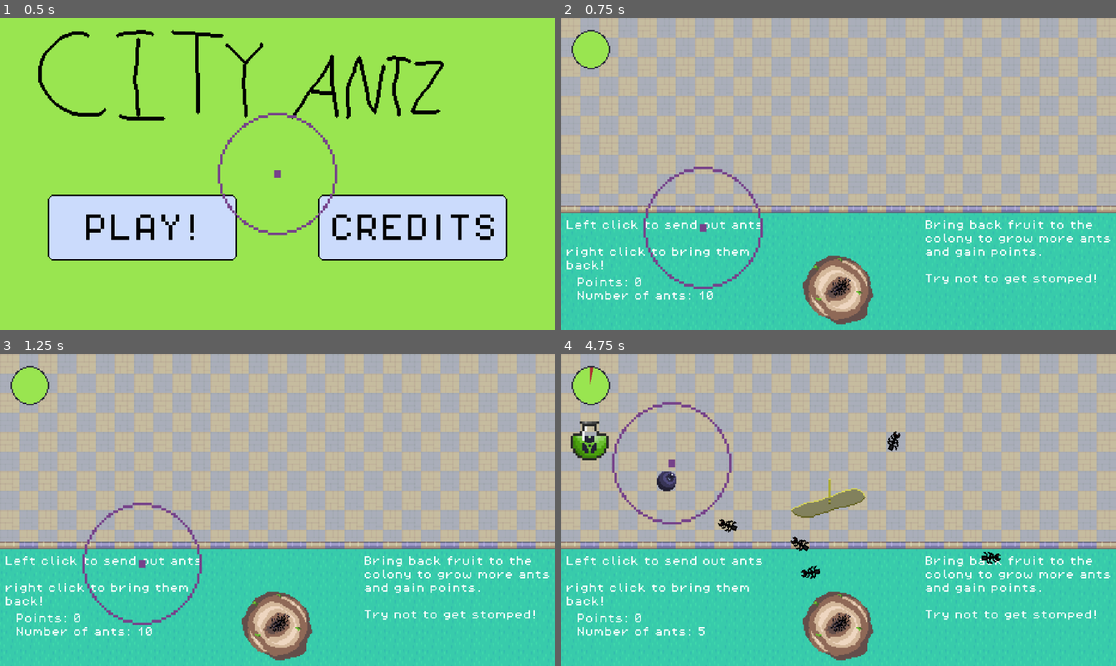
Above: before the commit, frames 1-4 (two rows, left to right).
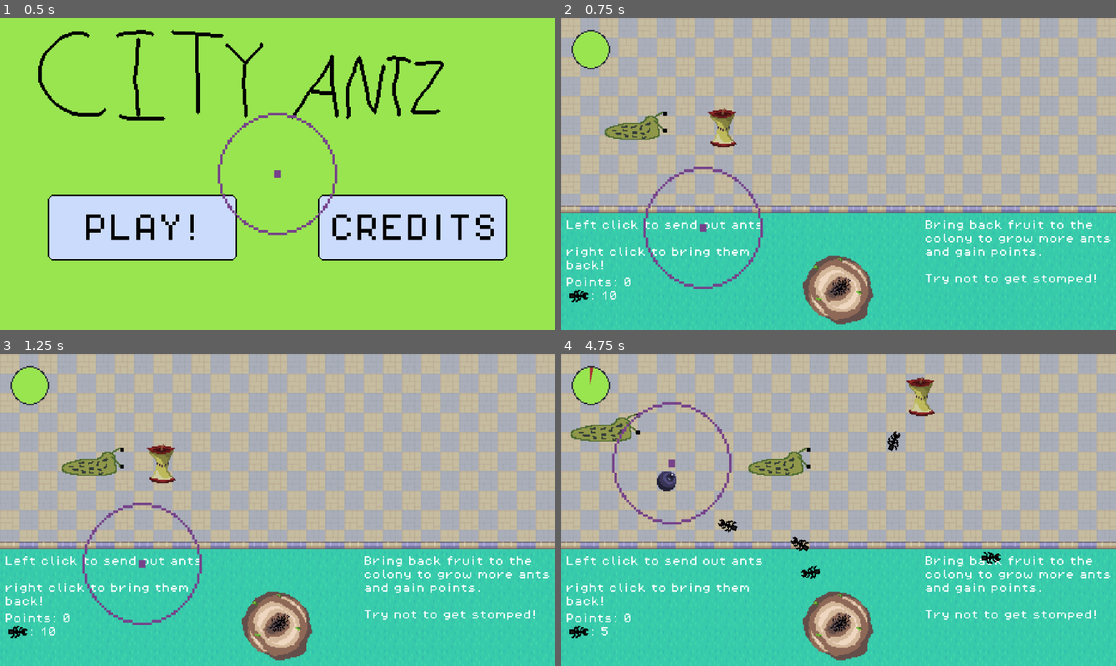
Above: after the commit, the same moments.

Repository: kiankiko9999/KDS-Ants
Game: Godot game, scene res://Scenes/MainMenu.tscn
Two runs of this game, one before a commit and one after it. Both use one fixed random seed, a clock stepped at 60 frames per second and the inputs below. Sound files missing from this copy of the repository are replaced by a short silence.
Inputs (mouse positions are in pixels of both pictures, inside the frame that each line leads up to):
- Up to frame 1 (0.5 s): no input
- Up to frame 2 (0.75 s): tap Enter at 0.5 s; move the mouse to (705, 227) at 0.52 s; click (705, 227) at 0.67 s
- Up to frame 3 (1.25 s): no input
- Up to frame 4 (4.75 s): tap Enter every 0.75 s from 1.25 to 4.25 s; move the mouse to (727, 525) at 1.27 s; click (727, 525) at 1.42 s; move the mouse to (894, 441) at 2.02 s; click (894, 441) at 2.17 s; move the mouse to (810, 572) at 2.77 s; click (810, 572) at 2.92 s; move the mouse to (1005, 556) at 3.52 s; click (1005, 556) at 3.67 s; move the mouse to (672, 463) at 4.27 s; click (672, 463) at 4.42 s

Frame 1 is identical in both runs. In frame 2, 1.4% of the frame differs, in the area x 1-32%, y 28-92%; in frame 3, 1.4%; in frame 4, 3.1%, in the area x 1-68%, y 7-92%.

Commit message:
Sluggy has been added

Diff:
--- a/kds-project-1/Scenes/BaseScene.tscn
+++ b/kds-project-1/Scenes/BaseScene.tscn
@@ -1,11 +1,29 @@
 [gd_scene format=4 uid="uid://drebd6j1to7yo"]
 
-[ext_resource type="Script" uid="uid://ta176fmat7qs" path="res://Scripts/base_scene.gd" id="1_eumj5"]
+[ext_resource type="Script" path="res://Scripts/base_scene.gd" id="1_eumj5"]
 [ext_resource type="TileSet" uid="uid://chd654wmf23aa" path="res://Assets/Tilemaps/RPG Urban Kit .tres" id="1_yga4i"]
 [ext_resource type="PackedScene" uid="uid://bqbu2wmib8ojy" path="res://Scenes/ant_controller.tscn" id="2_ufl4h"]
-[ext_resource type="PackedScene" path="res://Scenes/Instructions.tscn" id="6_56e3h"]
+[ext_resource type="PackedScene" uid="uid://dpeo4lp5lur0e" path="res://Scenes/Instructions.tscn" id="6_56e3h"]
 [ext_resource type="PackedScene" uid="uid://dke0id8kxi5ql" path="res://Scenes/game_controller.tscn" id="7_56e3h"]
+[ext_resource type="Texture2D" uid="uid://d3jbeixi1h8wu" path="res://Assets/Sprites/Animations/Antimation.png" id="7_eumj5"]
+[ext_resource type="PackedScene" uid="uid://dcpa1ri03l7kl" path="res://Scenes/Sluggy.tscn" id="8_eumj5"]
 [ext_resource type="PackedScene" uid="uid://csnionl4rdsj4" path="res://Scenes/MouseReticle.tscn" id="8_sbiut"]
+[ext_resource type="PackedScene" uid="uid://cgvx8mcv84tpc" path="res://Scenes/Apple.tscn" id="9_sbiut"]
+
+[sub_resource type="AtlasTexture" id="AtlasTexture_sbiut"]
+atlas = ExtResource("7_eumj5")
+region = Rect2(0, 0, 16, 16)
+
+[sub_resource type="SpriteFrames" id="SpriteFrames_orcbb"]
+animations = [{
+"frames": [{
+"duration": 1.0,
+"texture": SubResource("AtlasTexture_sbiut")
+}],
+"loop": true,
+"name": &"default",
+"speed": 5.0
+}]
 
 [node name="Node2D2" type="Node2D" unique_id=1471633050]
 script = ExtResource("1_eumj5")
@@ -28,3 +46,14 @@
 position = Vector2(4, -94)
 
 [node name="MouseReticle" parent="." unique_id=1345839306 instance=ExtResource("8_sbiut")]
+
+[node name="AnimatedSprite2D" type="AnimatedSprite2D" parent="." unique_id=940462319]
+position = Vector2(15, -28)
+rotation = 1.5707964
+sprite_frames = SubResource("SpriteFrames_orcbb")
+
+[node name="Area2D" parent="." unique_id=2030329116 instance=ExtResource("8_eumj5")]
+position = Vector2(61, -165)
+
+[node name="Area2D2" parent="." unique_id=584575149 instance=ExtResource("9_sbiut")]
+position = Vector2(135, -166)
--- /dev/null
+++ b/kds-project-1/Scenes/Sluggy.tscn
@@ -0,0 +1,44 @@
+[gd_scene format=3 uid="uid://dcpa1ri03l7kl"]
+
+[ext_resource type="Script" uid="uid://crpjegar5wrca" path="res://Scripts/sluggy.gd" id="1_kvd35"]
+[ext_resource type="Texture2D" uid="uid://ql6snmmvbiwm" path="res://Assets/Sprites/Animations/Sluggy.png" id="2_dt86j"]
+
+[sub_resource type="AtlasTexture" id="AtlasTexture_ys00j"]
+atlas = ExtResource("2_dt86j")
+region = Rect2(0, 0, 64, 32)
+
+[sub_resource type="AtlasTexture" id="AtlasTexture_8mfo6"]
+atlas = ExtResource("2_dt86j")
+region = Rect2(64, 0, 64, 32)
+
+[sub_resource type="SpriteFrames" id="SpriteFrames_kghr7"]
+animations = [{
+"frames": [{
+"duration": 1.0,
+"texture": SubResource("AtlasTexture_ys00j")
+}, {
+"duration": 1.0,
+"texture": SubResource("AtlasTexture_8mfo6")
+}],
+"loop": true,
+"name": &"Sliding",
+"speed": 5.0
+}]
+
+[sub_resource type="RectangleShape2D" id="RectangleShape2D_f1cas"]
+size = Vector2(17, 20)
+
+[node name="Area2D" type="Area2D" unique_id=2030329116]
+collision_mask = 15
+script = ExtResource("1_kvd35")
+
+[node name="AnimatedSprite2D" type="AnimatedSprite2D" parent="." unique_id=1274106336]
+sprite_frames = SubResource("SpriteFrames_kghr7")
+animation = &"Sliding"
+
+[node name="CollisionShape2D" type="CollisionShape2D" parent="." unique_id=1308297609]
+position = Vector2(14.5, 0)
+shape = SubResource("RectangleShape2D_f1cas")
+
+[connection signal="area_entered" from="." to="." method="_on_area_entered"]
+[connection signal="body_entered" from="." to="." method="_on_body_entered"]
--- a/kds-project-1/Scenes/ant_controller.tscn
+++ b/kds-project-1/Scenes/ant_controller.tscn
@@ -33,9 +33,9 @@
 shape = SubResource("CircleShape2D_4ksr6")
 
 [node name="Label" type="Label" parent="." unique_id=315904870]
-offset_left = -219.0
+offset_left = -228.0
 offset_top = 27.0
-offset_right = -179.0
+offset_right = -188.0
 offset_bottom = 50.0
 theme_override_fonts/font = ExtResource("5_fpjnh")
 theme_override_font_sizes/font_size = 8
@@ -45,9 +45,9 @@
 
 [node name="TextureProgressBar" type="TextureProgressBar" parent="Label" unique_id=1245168947]
 layout_mode = 0
-offset_left = -4.0
+offset_left = 5.0
 offset_top = -203.0
-offset_right = 36.0
+offset_right = 45.0
 offset_bottom = -163.0
 fill_mode = 5
 radial_center_offset = Vector2(-0.865, 0)
--- a/kds-project-1/Scenes/game_controller.tscn
+++ b/kds-project-1/Scenes/game_controller.tscn
@@ -6,6 +6,7 @@
 [ext_resource type="PackedScene" uid="uid://bjix1gw2dbw4n" path="res://Scenes/Blueberry.tscn" id="4_7la68"]
 [ext_resource type="PackedScene" uid="uid://cgvx8mcv84tpc" path="res://Scenes/Apple.tscn" id="5_k0qbb"]
 [ext_resource type="PackedScene" uid="uid://hlle17lugwsm" path="res://Scenes/Radioactive Liquid.tscn" id="6_k0qbb"]
+[ext_resource type="PackedScene" uid="uid://dcpa1ri03l7kl" path="res://Scenes/Sluggy.tscn" id="7_27abl"]
 
 [node name="Node2D" type="Node2D" unique_id=2005130439]
 script = ExtResource("1_nqxm2")
@@ -14,6 +15,7 @@
 blueberry = ExtResource("4_7la68")
 appleCore = ExtResource("5_k0qbb")
 radioactiveLiquid = ExtResource("6_k0qbb")
+sluggy = ExtResource("7_27abl")
 linearTimeToDoubleDifficulty_InSeconds = 30.0
 
 [node name="Timer" type="Timer" parent="." unique_id=782326902]
--- a/kds-project-1/Scripts/Fruit.gd
+++ b/kds-project-1/Scripts/Fruit.gd
@@ -115,3 +115,7 @@
 		queue_free()
 	else:
 		despawn()
+
+func eaten():
+	print("Fruit has been eaten")
+	queue_free()
--- a/kds-project-1/Scripts/game_controller.gd
+++ b/kds-project-1/Scripts/game_controller.gd
@@ -5,6 +5,7 @@
 @export var blueberry: PackedScene
 @export var appleCore: PackedScene
 @export var radioactiveLiquid: PackedScene
+@export var sluggy: PackedScene
 
 
 @export var gameOn = true
@@ -14,6 +15,7 @@
 @export var appleSpawnRate = 0.1
 @export var blueberrySpawnRate = 0.2
 @export var radioactiveLiquidSpawnRate = 0.2
+@export var sluggySpawnRate = 0.1
 
 @onready var spawnTimer = $Timer
 
@@ -32,6 +34,8 @@
 		spawnBlueberry()
 	if gameOn and randf() < radioactiveLiquidSpawnRate:
 		spawnRadioactiveLiquid()
+	if gameOn and randf() < sluggySpawnRate:
+		spawnSluggy()
 
 func spawnShoe():
 	#print("It Works")
@@ -65,3 +69,9 @@
 	var rand_y = randf_range(-240, -112)
 	instanceRadioactiveLiquid.position = Vector2(rand_x, rand_y)
 	add_child(instanceRadioactiveLiquid)
+
+func spawnSluggy():
+	var instanceSluggy = sluggy.instantiate()
+	var rand_y = randf_range(-240, -112)
+	instanceSluggy.position = Vector2(0, rand_y)
+	add_child(instanceSluggy)
--- a/kds-project-1/Scripts/label.gd
+++ b/kds-project-1/Scripts/label.gd
@@ -26,7 +26,7 @@
 
 func update_label():
 	# text = "Points: %d\nTime: %d\nNumber of ants: %d" % [antController.points, time_left, get_parent().ants_in_nest]
-	text = "Points: %d\nNumber of ants: %d" % [antController.points, get_parent().ants_in_nest]
+	text = "Points: %d\n     : %d" % [antController.points, get_parent().ants_in_nest]
 	$TextureProgressBar.value = 100 * time_left/initial_time
 
 
--- /dev/null
+++ b/kds-project-1/Scripts/sluggy.gd
@@ -0,0 +1,26 @@
+extends Area2D
+
+@export var speed = .5
+@onready var animated_sprite = $AnimatedSprite2D
+
+func _ready() -> void:
+	body_entered.connect(_on_body_entered)
+	animated_sprite.play("Sliding")
+
+func _physics_process(delta):
+	move_local_x(speed)
+	if position.x >= 550:
+		queue_free()
+
+
+func _on_body_entered(body):
+	print("entered something")
+	if body.has_method("die"):
+		print("eating ant")
+		body.die()
+
+
+func _on_area_entered(area: Area2D) -> void:
+	if area.has_method("eaten"):
+		print("eating fruit")
+		area.eaten()
Binary file added: kds-project-1/Assets/Sprites/Animations/Sluggy.png
Not shown, added: kds-project-1/Assets/Sprites/Animations/Sluggy.png.import
Not shown, added: kds-project-1/Scripts/sluggy.gd.uid
